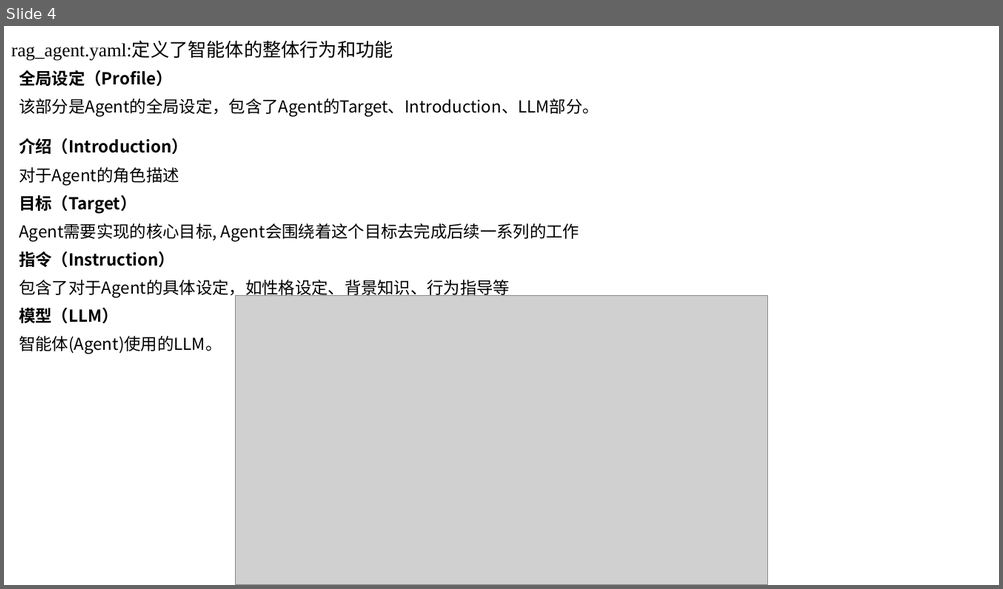
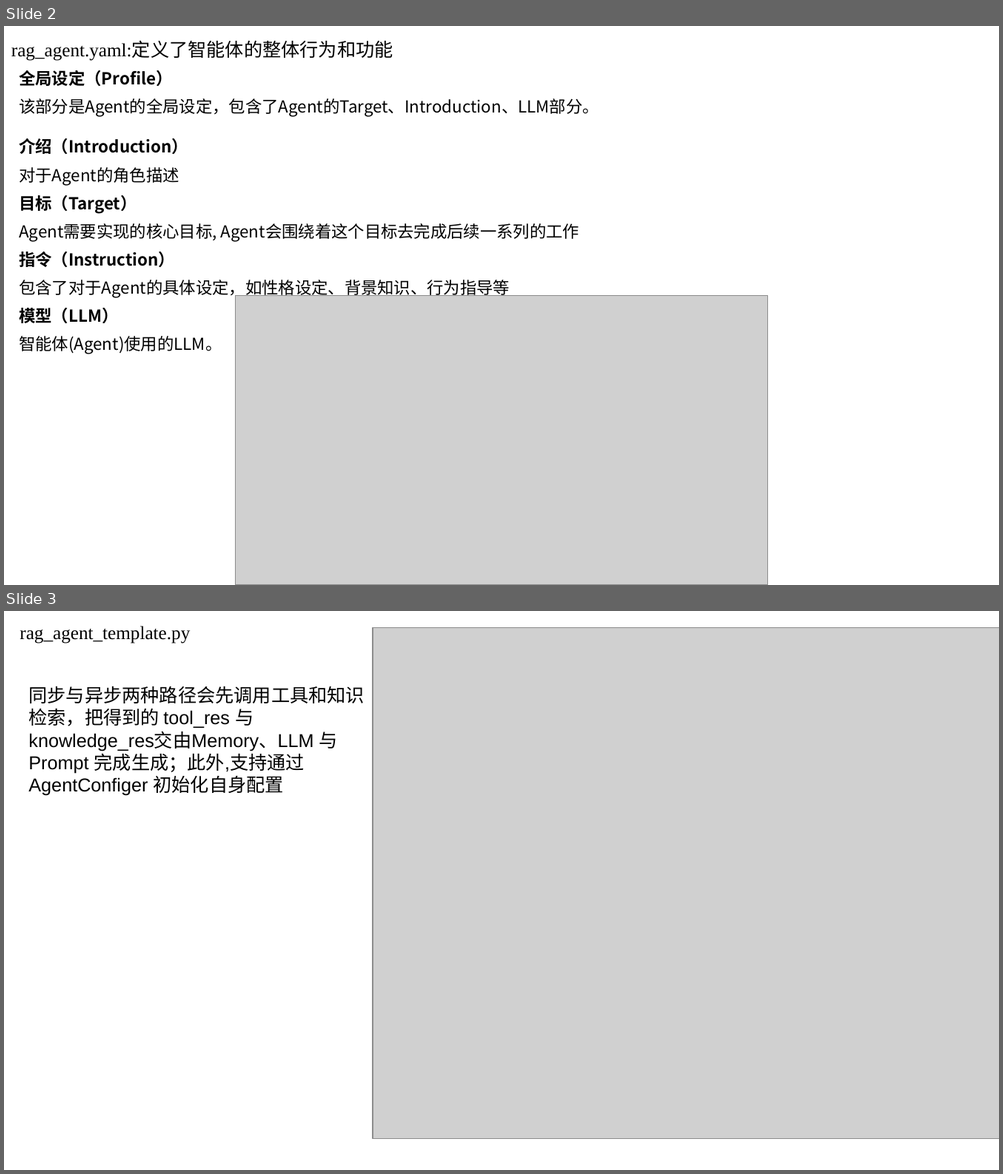
Before and after one commit to C32-SoundTech/SoundTech, a slide deck: docs/wswCR7/软工实践-10-23.pptx. Shown one above the other, each under a label of ours: slide 4 before the commit, slides 2 and 3 after it. The pictures are 1003x589 and 1003x1174 pixels, drawn with LibreOffice and Linux fonts; fonts in the diff are those of the drawing; grey boxes stand for pictures. Boxes give left, top, right and bottom in pixels: in the first picture for what was removed or moved away, otherwise in the second. Text is boxed around its words. In the diff, an @@ line names an element or a change of style, - is before the commit and + after.

```diff
--- a/docs/wswCR7/软工实践-10-23.pptx
+++ b/docs/wswCR7/软工实践-10-23.pptx
@@ slide 3 added at bbox=[4, 611, 999, 1170], background #FFFFFF @@
@@ text added at bbox=[20, 626, 190, 644], 18 pt, text #000000 @@
+rag_agent_template.py
@@ picture added at bbox=[373, 628, 999, 1139] @@
@@ text added at bbox=[28, 686, 364, 796], 18 pt, text #000000 @@
+同步与异步两种路径会先调用工具和知识检索，把得到的 tool_res 与 knowledge_res交由Memory、LLM 与 Prompt 完成生成；此外,支持通过 AgentConfiger 初始化自身配置
@@ what was slide 4 is now slide 2 @@
```
Also in this commit, not shown: 2 slides changed, 1 other slide added, 2 slides removed.
